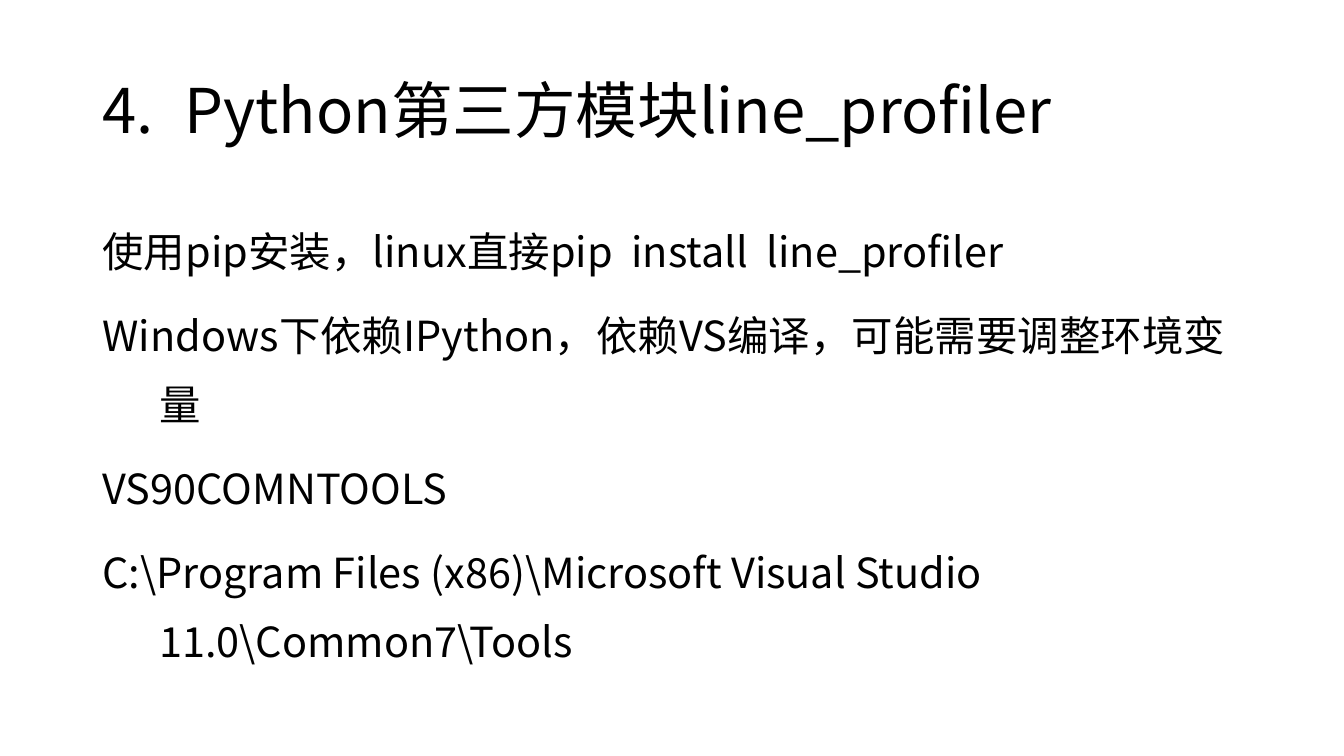
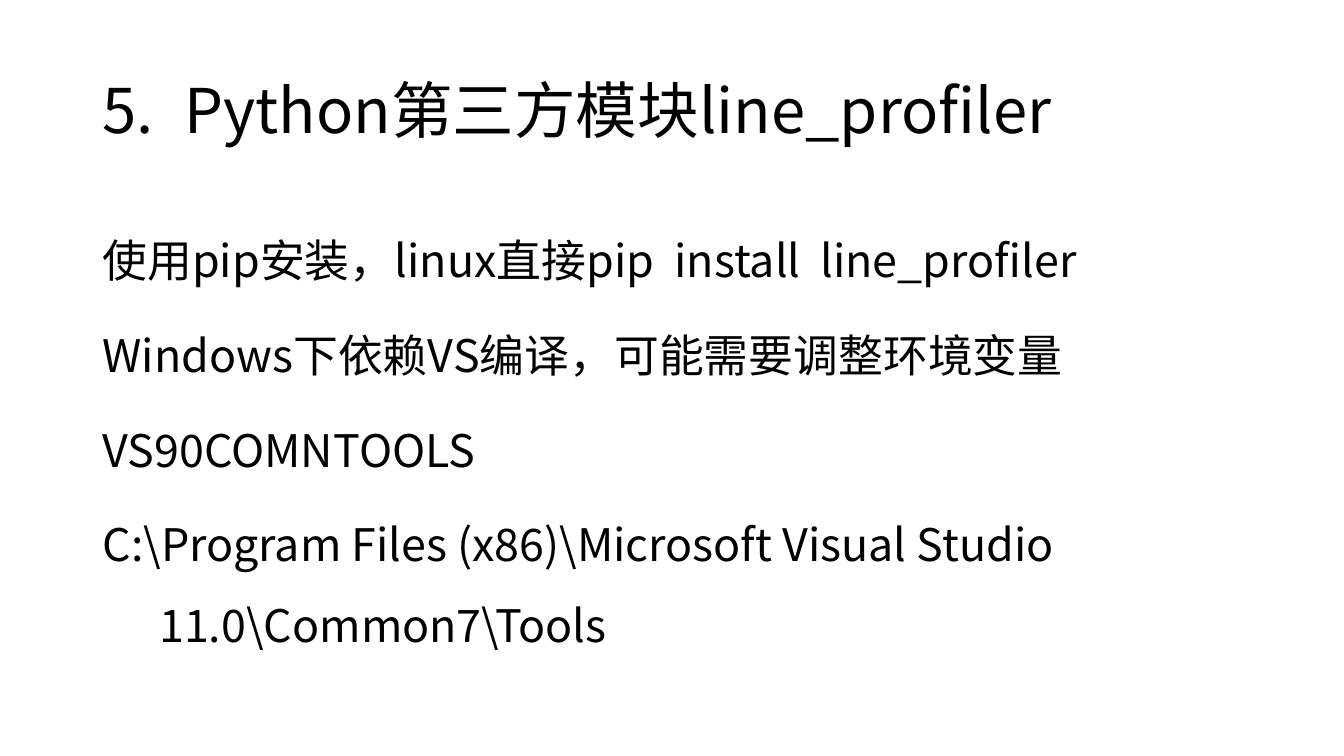
Before and after one commit to gaojiahua/python_PERF_OPT, a slide deck: slide 11 of Python性能分析.pptx (slide 7 before the commit). Drawn at 1344x756 pixels with LibreOffice and Linux fonts; fonts in the diff are those of the drawing. Boxes give left, top, right and bottom in pixels: in the first picture for what was removed or moved away, otherwise in the second. Text is boxed around its words. In the diff, an @@ line names an element or a change of style, - is before the commit and + after.

```diff
--- a/Python性能分析.pptx
+++ b/Python性能分析.pptx
@@ text at [102,239,1077,650]: size 29.6 to 32 pt in "使用pip安装，linux直接pip install line_profiler", "VS90COMNTOOLS", "C:\Program Files (x86)\Microsoft Visual Studio 11.0\Common7\ ..."; line spacing 1.4 to 1.5 @@
@@ text at [102,334,1062,377]: text changed; size 29.6 to 32 pt @@
-Windows下依赖IPython，依赖VS编译，可能需要调整环境变量
+Windows下依赖VS编译，可能需要调整环境变量
```
Also in this commit, not shown: 3 other slides changed, 7 slides added, 6 other files.
